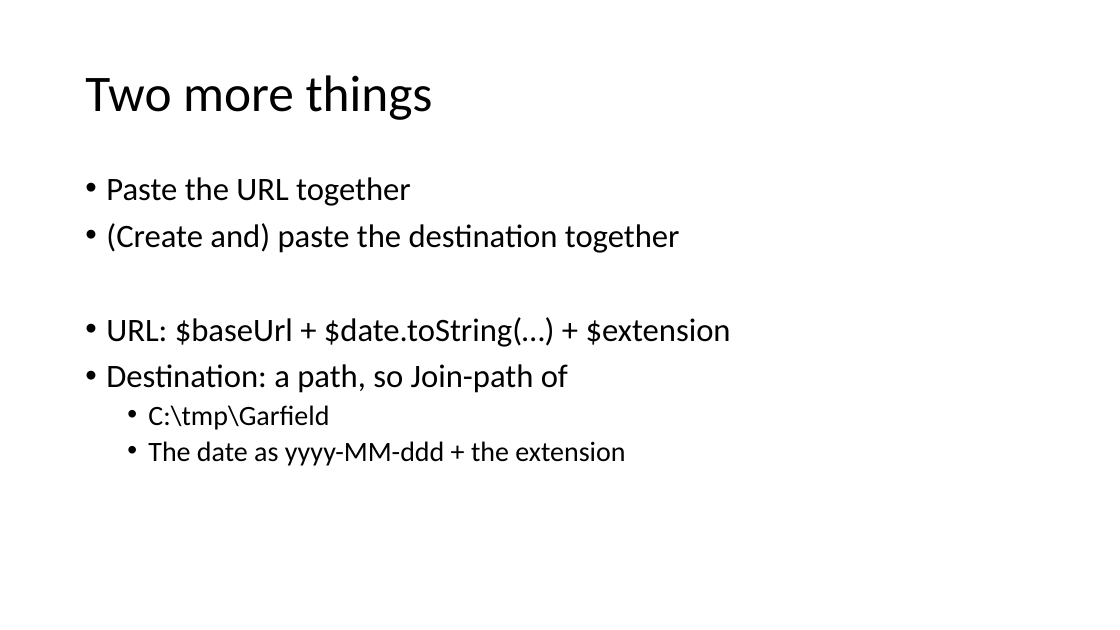
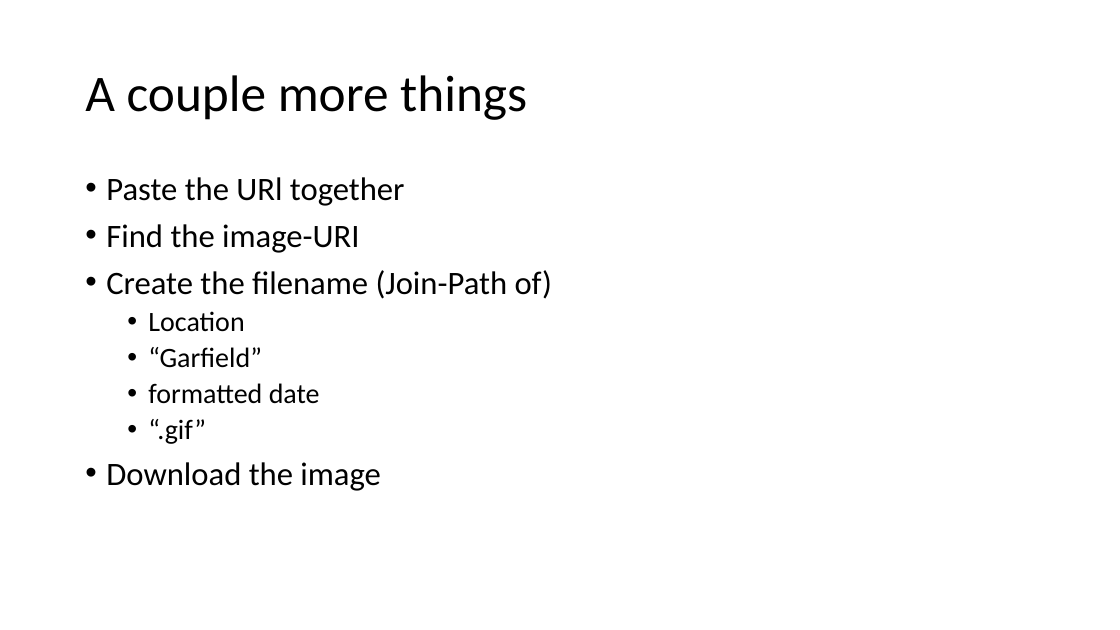
Before and after one commit to mjochen/PS-Technologies, a slide deck: slide 13 of Various/Webscraping/Garfield.pptx (slide 12 before the commit). Drawn at 1120x630 pixels with LibreOffice and Linux fonts; fonts in the diff are those of the drawing. Boxes give left, top, right and bottom in pixels: in the first picture for what was removed or moved away, otherwise in the second. Text is boxed around its words. In the diff, an @@ line names an element or a change of style, - is before the commit and + after.

```diff
--- a/Various/Webscraping/Garfield.pptx
+++ b/Various/Webscraping/Garfield.pptx
@@ title at box(85, 75, 527, 120): text changed @@
-Two more things
+A couple more things
@@ text at box(106, 177, 552, 491): text changed @@
-• Paste the URL together
-• (Create and) paste the destination together
-• URL: $baseUrl + $date.toString(…) + $extension
-• Destination: a path, so Join-path of
-  • C:\tmp\Garfield
-  • The date as yyyy-MM-ddd + the extension
+• Paste the URl together
+• Find the image-URI
+• Create the filename (Join-Path of)
+  • Location
+  • “Garfield”
+  • formatted date
+  • “.gif”
+• Download the image
```
Also in this commit, not shown: 9 other slides changed, 2 slides added, 1 slide removed, 12 other files.
